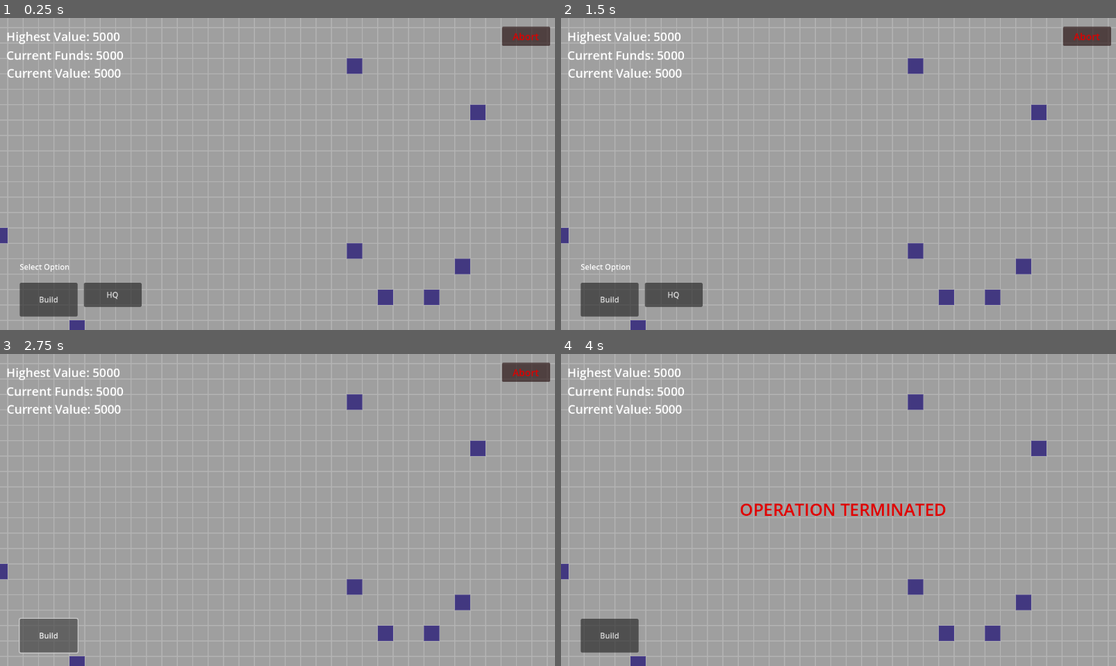
Above: before the commit, frames 1-4 (two rows, left to right).
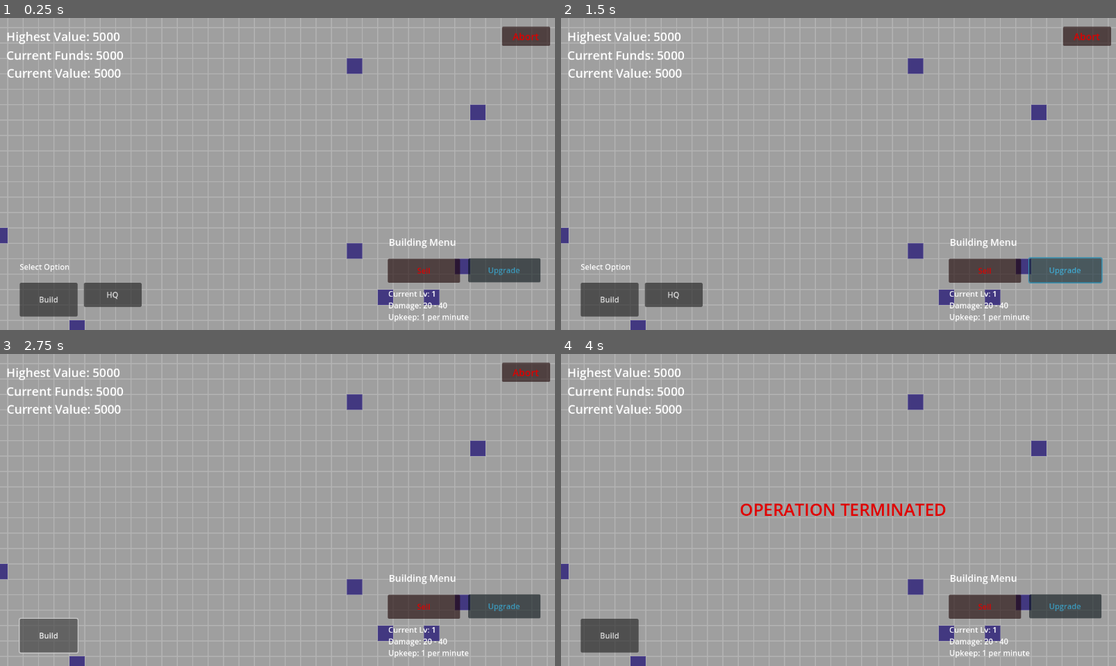
Above: after the commit, the same moments.

Repository: dwlee0802/BusinessTD
Game: Godot game, scene res://Scenes/game.tscn
Two runs of this game, one before a commit and one after it. Both use one fixed random seed, a clock stepped at 60 frames per second and the inputs below.
Inputs (mouse positions are in pixels of both pictures, inside the frame that each line leads up to):
- Up to frame 1 (0.25 s): no input
- Up to frame 2 (1.5 s): click (982, 270) at 0.5 s, where only the run after the commit has a clickable "Sell"; click (1066, 270) at 1.25 s, where only the run after the commit has a clickable "Upgrade"
- Up to frame 3 (2.75 s): click "Build" at 2 s
- Up to frame 4 (4 s): click "Abort" at 2.75 s; click "Confirm" at 3.5 s

The runs differ from the first frame. In frame 1, 2.4% of the frame differs, in the area x 69-98%, y 70-98%; in frame 2, 2.6%; in frame 3, 2.4%; in frame 4, 2.4%.

Commit message:
The raycast when mouse is clicked can now detect units alongside the tile. Added UI for showing info about selected unit.

Diff:
--- /dev/null
+++ b/Scenes/UnitMenu.gd
@@ -0,0 +1,11 @@
+extends Button
+
+
+# Called when the node enters the scene tree for the first time.
+func _ready():
+	pass # Replace with function body.
+
+
+# Called every frame. 'delta' is the elapsed time since the previous frame.
+func _process(delta):
+	pass
--- a/Scenes/game.gd
+++ b/Scenes/game.gd
@@ -14,6 +14,8 @@
 
 var selectedTile
 
+var selectedUnit
+
 var mouseInUI: bool = false
 
 var homeBlock
@@ -61,7 +63,8 @@
 	if not playerStructures.is_empty():
 		var assets = 0
 		for item in playerStructures:
-			assets += buildingCosts[item.type] * 0.8
+			if item != null:
+				assets += buildingCosts[item.type] * 0.8
 
 		totalValue = operationFunds + assets
 
@@ -90,14 +93,19 @@
 		var space = get_viewport().world_2d.direct_space_state
 		var param = PhysicsPointQueryParameters2D.new()
 		param.position = get_global_mouse_position()
+		param.collision_mask = 5
 		var result = space.intersect_point(param)
 
-
-		if result:
+		if len(result) == 1:
 			selectedTile = result[0].collider
 			print(selectedTile)
+			selectedUnit = null
+		elif len(result) == 2:
+			selectedTile = result[0].collider
+			selectedUnit = result[1].collider
 		else:
 			selectedTile = null
+			selectedUnit = null
 			print("Nothing Selected!\n")
 
 
--- a/Scenes/game.tscn
+++ b/Scenes/game.tscn
@@ -1,10 +1,11 @@
-[gd_scene load_steps=6 format=3 uid="uid://dt8yek5dlrdl7"]
+[gd_scene load_steps=7 format=3 uid="uid://dt8yek5dlrdl7"]
 
 [ext_resource type="Script" path="res://Scenes/game.gd" id="1_771gj"]
 [ext_resource type="Script" path="res://Scenes/camera.gd" id="2_3q2bq"]
 [ext_resource type="PackedScene" uid="uid://oigaet4tkyjp" path="res://Scenes/map_block.tscn" id="2_d8xa2"]
 [ext_resource type="Script" path="res://Scenes/BuildButton.gd" id="3_fhnyi"]
 [ext_resource type="Script" path="res://Scenes/AbortButton.gd" id="4_r0jn5"]
+[ext_resource type="Script" path="res://Scenes/UnitMenu.gd" id="5_tkslb"]
 
 [node name="Game" type="Node2D"]
 script = ExtResource("1_771gj")
@@ -162,6 +163,65 @@
 offset_bottom = 279.0
 theme_override_font_sizes/font_size = 25
 text = "Abort Operation?"
+
+[node name="UnitMenu" type="Button" parent="Camera/CanvasLayer/InGameUI"]
+layout_mode = 0
+offset_left = 74.0
+offset_top = -62.0
+offset_right = 82.0
+offset_bottom = -54.0
+script = ExtResource("5_tkslb")
+
+[node name="Title" type="Label" parent="Camera/CanvasLayer/InGameUI/UnitMenu"]
+layout_mode = 0
+offset_left = 733.0
+offset_top = 513.0
+offset_right = 873.0
+offset_bottom = 544.0
+theme_override_font_sizes/font_size = 20
+text = "Building Menu"
+
+[node name="SellButton" type="Button" parent="Camera/CanvasLayer/InGameUI/UnitMenu"]
+modulate = Color(1, 0, 0, 1)
+layout_mode = 0
+offset_left = 731.0
+offset_top = 562.0
+offset_right = 881.0
+offset_bottom = 612.0
+text = "Sell"
+
+[node name="UpgradeButton" type="Button" parent="Camera/CanvasLayer/InGameUI/UnitMenu"]
+modulate = Color(0.266667, 0.701961, 0.862745, 1)
+offset_left = 898.0
+offset_top = 561.0
+offset_right = 1048.0
+offset_bottom = 611.0
+text = "Upgrade"
+
+[node name="CurrentLevel" type="Label" parent="Camera/CanvasLayer/InGameUI/UnitMenu"]
+layout_mode = 0
+offset_left = 732.0
+offset_top = 623.0
+offset_right = 831.0
+offset_bottom = 649.0
+theme_override_font_sizes/font_size = 16
+text = "Current Lv: 1"
+
+[node name="DamageRange" type="Label" parent="Camera/CanvasLayer/InGameUI/UnitMenu"]
+offset_left = 732.0
+offset_top = 647.0
+offset_right = 855.0
+offset_bottom = 673.0
+theme_override_font_sizes/font_size = 16
+text = "Damage: 20 - 40"
+
+[node name="Upkeep" type="Label" parent="Camera/CanvasLayer/InGameUI/UnitMenu"]
+offset_left = 732.0
+offset_top = 671.0
+offset_right = 900.0
+offset_bottom = 697.0
+theme_override_font_sizes/font_size = 16
+text = "Upkeep: 1 per minute"
 
 [node name="MapBlock" parent="." instance=ExtResource("2_d8xa2")]
 
@@ -184,3 +244,7 @@
 [connection signal="mouse_entered" from="Camera/CanvasLayer/InGameUI/AbortButton/Buttons/CancelButton" to="." method="_on_mouse_entered_ui"]
 [connection signal="mouse_exited" from="Camera/CanvasLayer/InGameUI/AbortButton/Buttons/CancelButton" to="." method="_on_mouse_exited_ui"]
 [connection signal="pressed" from="Camera/CanvasLayer/InGameUI/AbortButton/Buttons/CancelButton" to="Camera/CanvasLayer/InGameUI/AbortButton" method="_on_cancel_button_pressed"]
+[connection signal="mouse_entered" from="Camera/CanvasLayer/InGameUI/UnitMenu/SellButton" to="." method="_on_mouse_entered_ui"]
+[connection signal="mouse_exited" from="Camera/CanvasLayer/InGameUI/UnitMenu/SellButton" to="." method="_on_mouse_exited_ui"]
+[connection signal="mouse_entered" from="Camera/CanvasLayer/InGameUI/UnitMenu/UpgradeButton" to="." method="_on_mouse_entered_ui"]
+[connection signal="mouse_exited" from="Camera/CanvasLayer/InGameUI/UnitMenu/UpgradeButton" to="." method="_on_mouse_exited_ui"]
--- a/Scenes/turret.gd
+++ b/Scenes/turret.gd
@@ -97,3 +97,15 @@
 	hitPoints -= damage
 #	healthBar.scale.x = 75 * hitPoints / maxHitPoints
 	game.MakeDamagePopup(position, damage, Color.ORANGE)
+
+
+func _to_string():
+	var output = ""
+	if isHQ:
+		output += "HQ at "
+	else:
+		output += "Turret at "
+
+	output += str(placedTile)
+
+	return output
